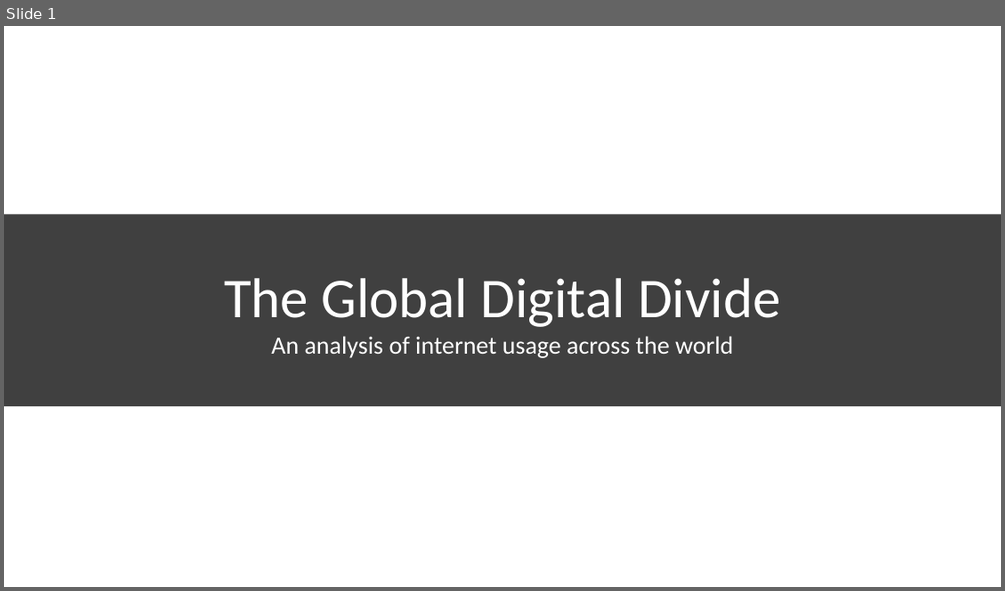
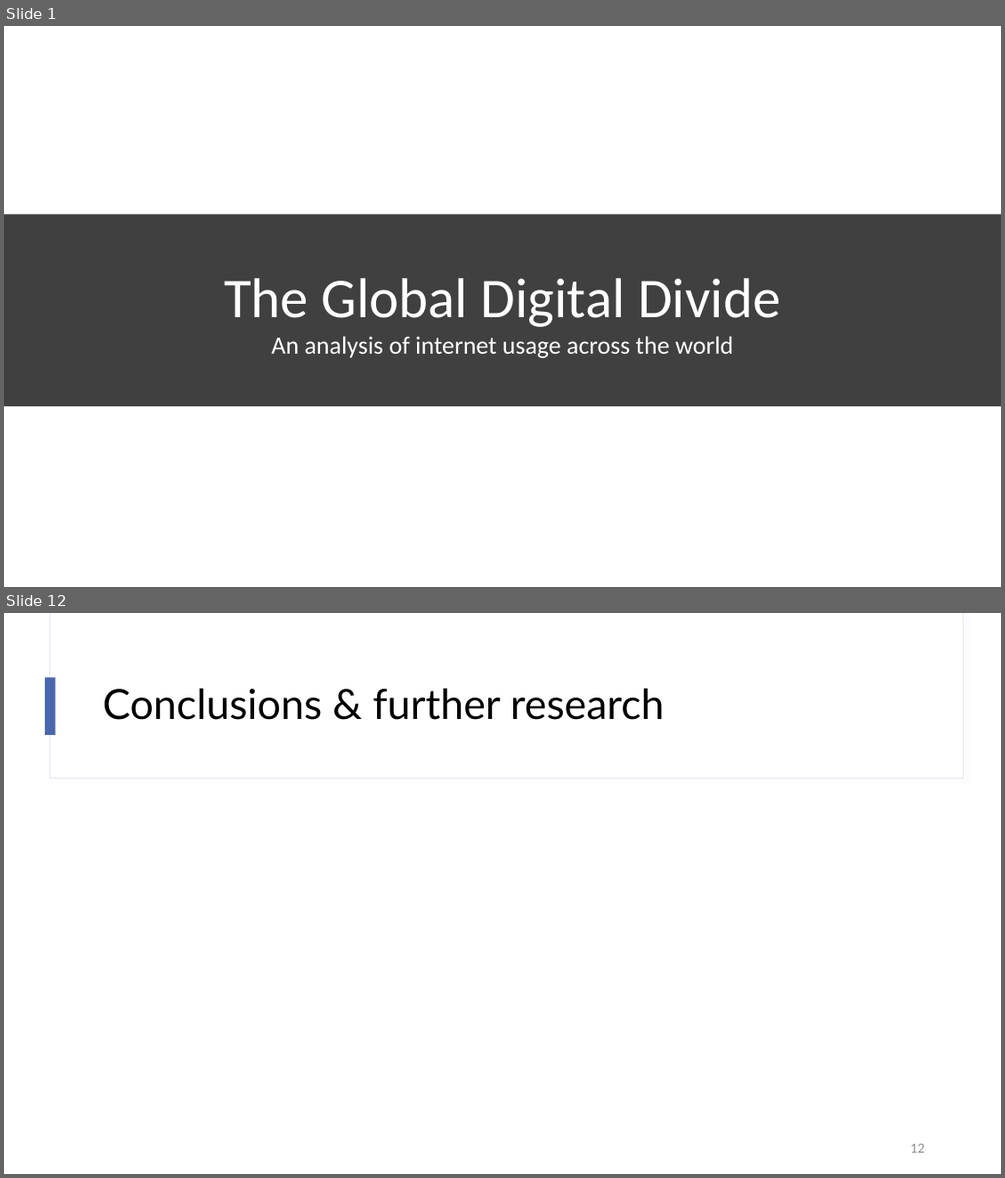
Before and after one commit to lujane-92/Team_Project_2, a slide deck: 03 - Presentation/Digital Disparity - Draft presentation.pptx. Shown one above the other, each under a label of ours: slide 1 before the commit, slides 1 and 12 after it; the slides between them are not shown. The pictures are 1005x591 and 1005x1178 pixels, drawn with LibreOffice and Linux fonts; fonts in the diff are those of the drawing; background and template pictures are left out. Boxes give left, top, right and bottom in pixels: in the first picture for what was removed or moved away, otherwise in the second. Text is boxed around its words. In the diff, an @@ line names an element or a change of style, - is before the commit and + after.

```diff
--- a/03 - Presentation/Digital Disparity - Draft presentation.pptx
+++ b/03 - Presentation/Digital Disparity - Draft presentation.pptx
@@ slide 12 added at (4,613,1001,1174), background #FFFFFF @@
@@ rectangle added at (49,613,963,779), fill #FFFFFF, outline #E4E5F3 0.75 pt @@
@@ rectangle added at (50,613,963,778), fill #FFFFFF @@
@@ rectangle added at (45,677,56,735), fill #4A66AC @@
@@ title added at (103,688,664,720), 40 pt, text #000000 @@
+Conclusions & further research
@@ page number added at (910,1143,924,1152), 12 pt, text #8C8C8C @@
+12
```
Also in this commit, not shown: 2 slides changed, 9 other slides added, 11 slides removed, 14 other files.
